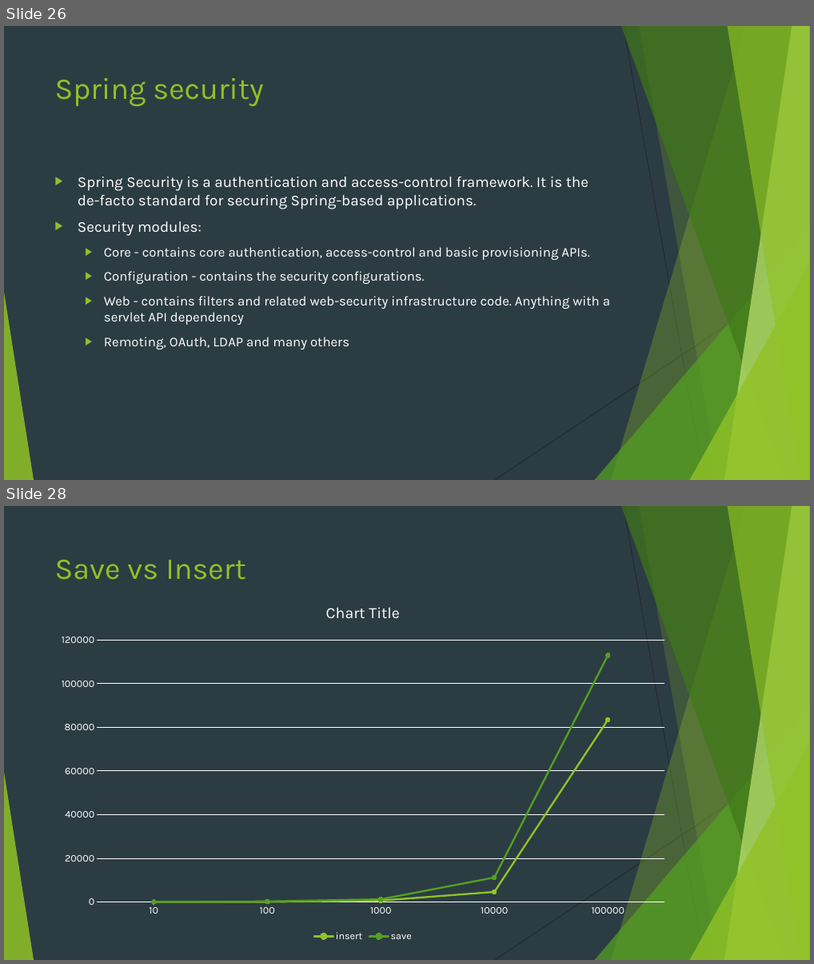
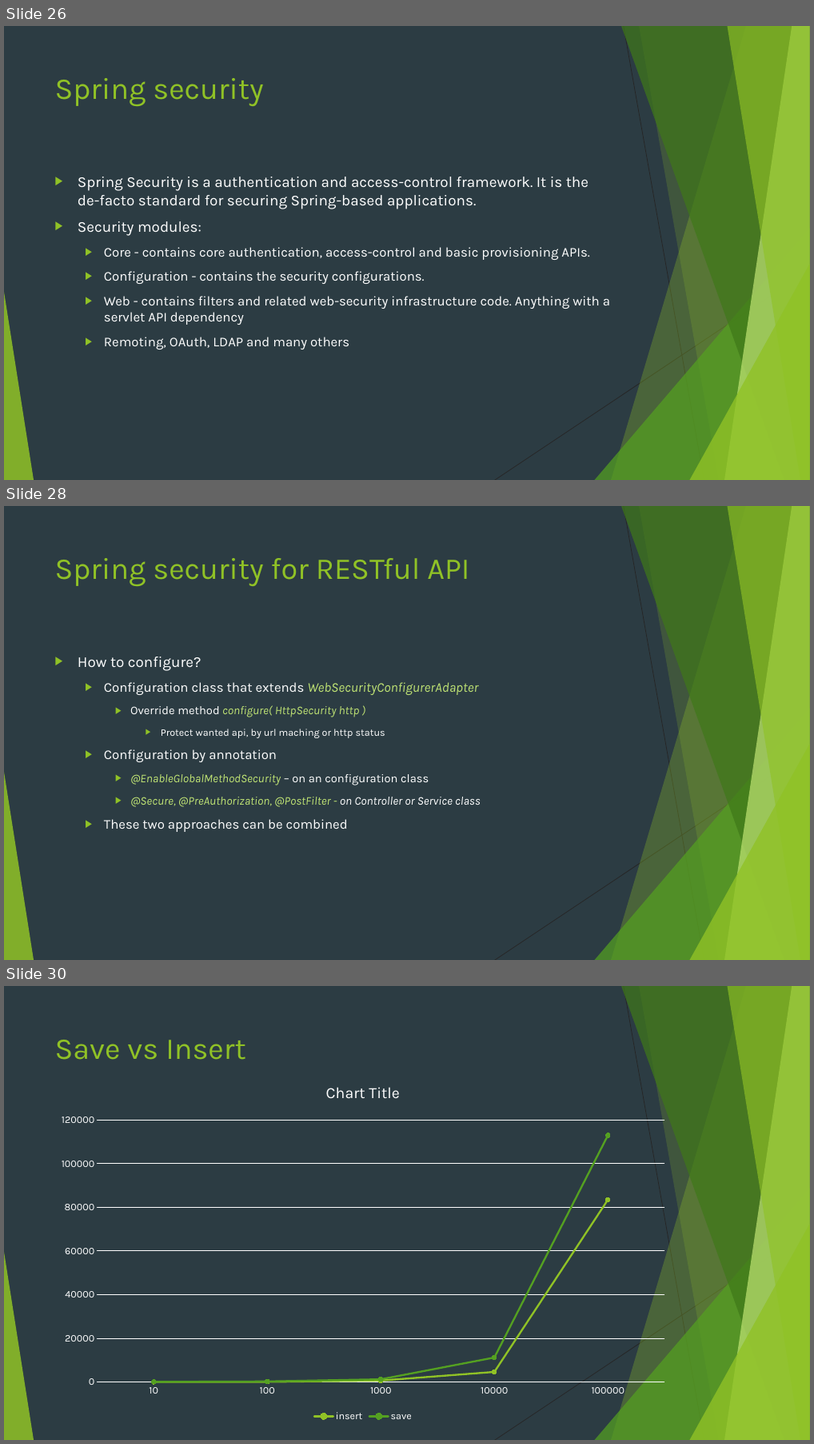
Before and after one commit to markojevtic/spring-boot-workshop, a slide deck: documentation/SpringBoot.pptx. Shown one above the other, each under a label of ours: slides 26 and 28 before the commit, slides 26, 28 and 30 after it; the slides between them are not shown. The pictures are 814x964 and 814x1444 pixels, drawn with LibreOffice and Linux fonts; fonts in the diff are those of the drawing. Boxes give left, top, right and bottom in pixels: in the first picture for what was removed or moved away, otherwise in the second. Text is boxed around its words. In the diff, an @@ line names an element or a change of style, - is before the commit and + after.

Commit message:
spring security basic examples, and slides

```diff
--- a/documentation/SpringBoot.pptx
+++ b/documentation/SpringBoot.pptx
@@ slide 28 added at [4,506,810,960], background #2C3C43; not listed: 10 template elements that a slide beside it also shows @@
@@ title added at [55,558,470,586], 36 pt, text #90C226 @@
+Spring security for RESTful API
@@ text added at [78,656,481,832], 14 pt, text #FFFFFF @@
+▶ How to configure?
+  ▶ Configuration class that extends WebSecurityConfigurerAdapter
+    ▶ Override method configure( HttpSecurity http )
+      ▶ Protect wanted api, by url maching or http status
+  ▶ Configuration by annotation
+    ▶ @EnableGlobalMethodSecurity – on an configuration class
+    ▶ @Secure, @PreAuthorization, @PostFilter - on Controller or Service class
+  ▶ These two approaches can be combined
@@ what was slide 28 is now slide 30 @@
```
Also in this commit, not shown: 1 slide changed, 1 other slide added, 9 other files.
